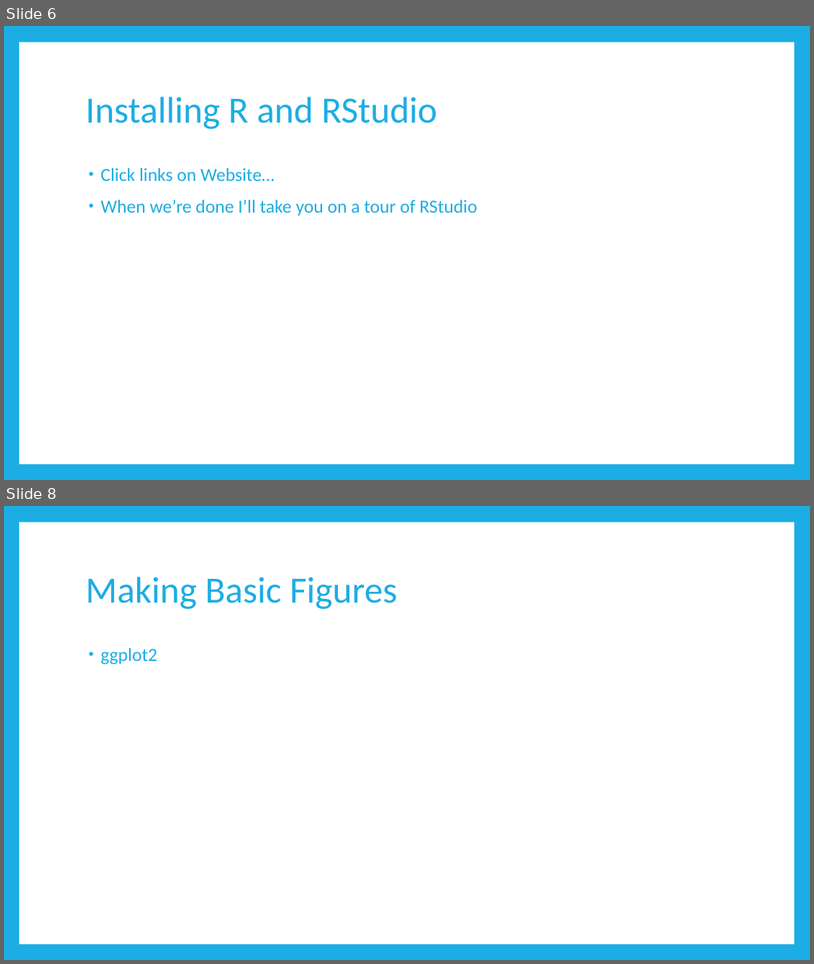
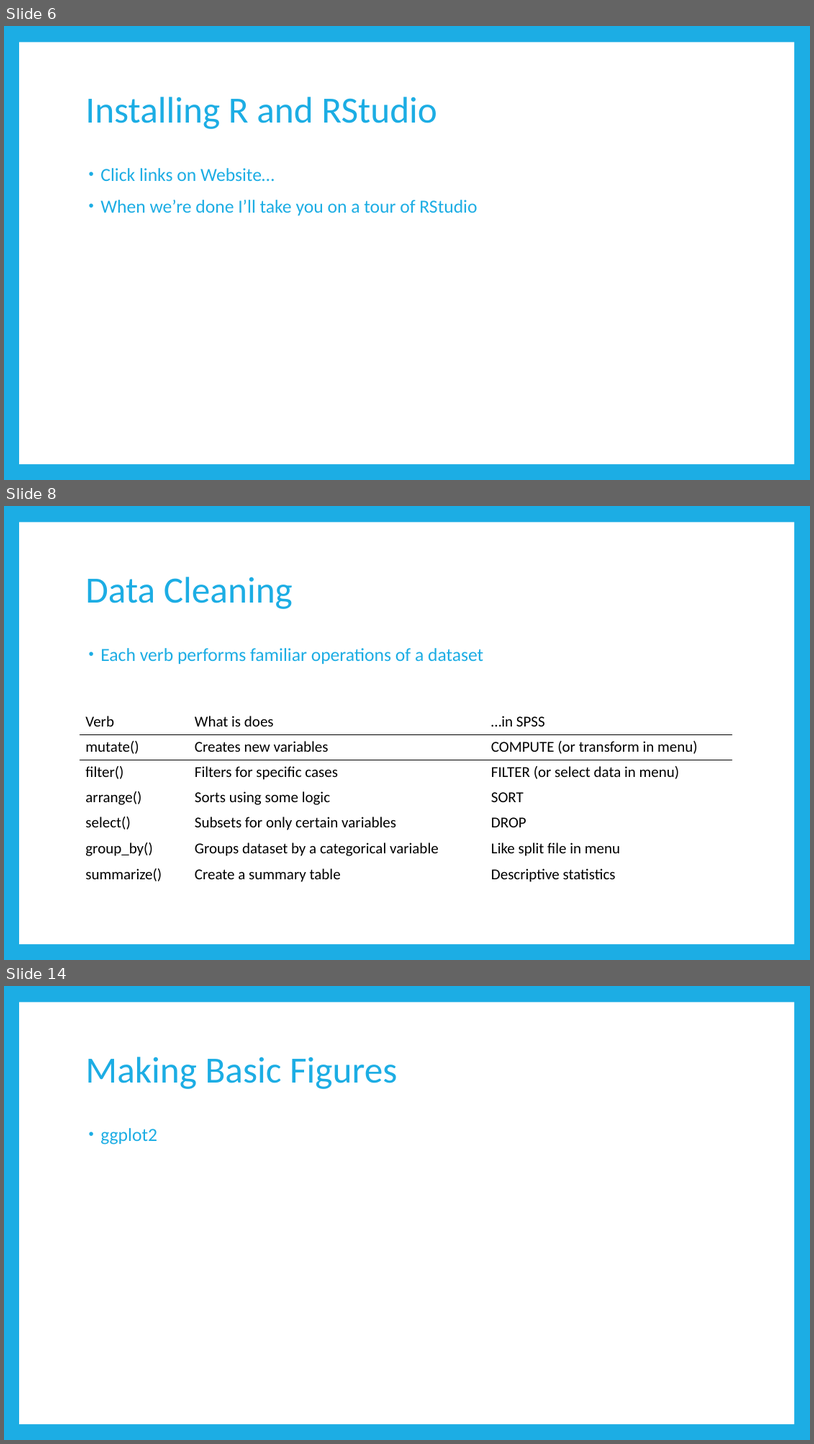
Before and after one commit to RandiLGarcia/smith-r-workshop, a slide deck: docs/Day 1 Slides.pptx. Shown one above the other, each under a label of ours: slides 6 and 8 before the commit, slides 6, 8 and 14 after it; the slides between them are not shown. The pictures are 814x964 and 814x1444 pixels, drawn with LibreOffice and Linux fonts; fonts in the diff are those of the drawing. Boxes give left, top, right and bottom in pixels: in the first picture for what was removed or moved away, otherwise in the second. Text is boxed around its words. In the diff, an @@ line names an element or a change of style, - is before the commit and + after.

```diff
--- a/docs/Day 1 Slides.pptx
+++ b/docs/Day 1 Slides.pptx
@@ slide 8 added at [4,506,810,960], background #1CADE4; not listed: 1 template element that a slide beside it also shows @@
@@ title added at [85,577,293,609], 44 pt, text #1CADE4 @@
+Data Cleaning
@@ text added at [100,648,484,664], 22 pt, text #1CADE4 @@
+• Each verb performs familiar operations of a dataset
@@ table added at [80,709,733,887], 7 rows, 3 columns @@
+Verb | What is does | …in SPSS
+mutate() | Creates new variables | COMPUTE (or transform in menu)
+filter() | Filters for specific cases | FILTER (or select data in menu)
+arrange() | Sorts using some logic | SORT
+select() | Subsets for only certain variables | DROP
+group_by() | Groups dataset by a categorical variable | Like split file in menu
+summarize() | Create a summary table | Descriptive statistics
@@ what was slide 8 is now slide 14 @@
```
Also in this commit, not shown: 1 slide changed, 5 other slides added, 6 other files.
